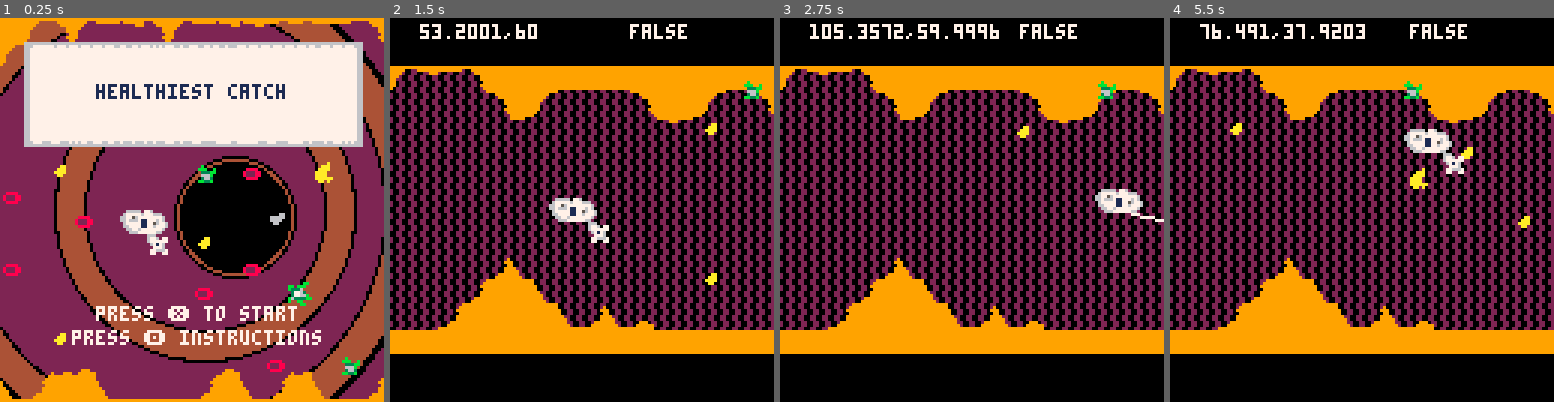
Above: before the commit, frames 1-4 (left to right).
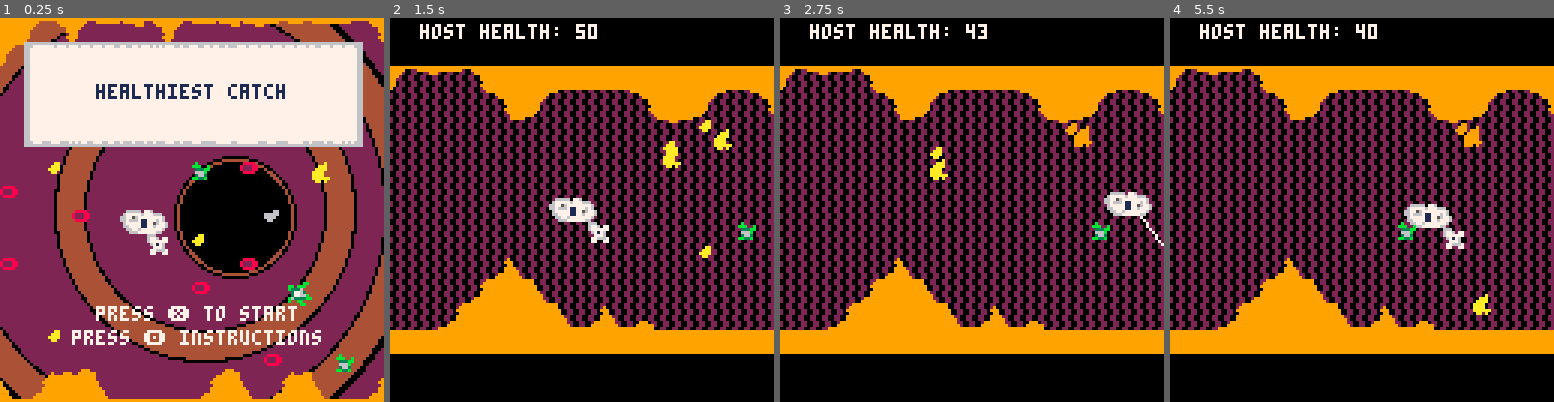
Above: after the commit, the same moments.

Repository: tyedye105/SlowJamJune2018
Game: PICO-8 cartridge amoebaFish.p8
Same seed, same stepped clock (60 frames per second), same inputs: the game is played once before the commit and once after it.
Inputs:
- Up to frame 1 (0.25 s): no input
- Up to frame 2 (1.5 s): tap X (X key) at 0.33, 1.07 s; tap O (Z key) at 0.7 s
- Up to frame 3 (2.75 s): hold Right 1.6-2.1 s; tap O (Z key) at 1.7, 2.1, 2.5 s; tap X (X key) at 1.85 s; hold Up 2.15-2.42 s; hold Right from 2.47 s (still down)
- Up to frame 4 (5.5 s): tap O (Z key) every 0.4 s from 2.9 to 5.3 s; tap X (X key) at 2.97, 4.08, 5.2 s; release Right at 3.03 s; hold Left 3.08-3.58 s; hold Down 3.63-3.97 s; hold Right 4.02-4.68 s; hold Up 4.73-5.03 s; hold Left from 5.08 s (still down)

The runs differ from the first frame. In frame 1, 2.0% of the frame differs, in the area x 0-94%, y 37-93%; in frame 2, 1.8%; in frame 3, 2.3%; in frame 4, 3.8%, in the area x 7-94%, y 1-78%.

Commit message:
lots of critter mechanics updates, game over, etc

Diff:
--- a/amoebaFish.p8
+++ b/amoebaFish.p8
@@ -15,10 +15,10 @@
  current = 0.2
  bounce = -0.8
  dur = 5
- max_critters=5
+ max_critters=8
  critters = {}
  events = {}
- spawn_time = 70
+ spawn_time = 60
  screentop = 16
  screenbase = 112
  screenl = 0
@@ -26,10 +26,13 @@
  spawn_timer = spawn_time
  _update = menu_update
  _draw = menu_draw
- did_hit = false
  flags = {
   p = 2
  }
+ stuck = {}
+ space = 0
+ has_loaded = false
+ health = 50
 end
 
 function menu_update()
@@ -58,6 +61,10 @@
  update_hook()
  update_critters()
  update_events()
+ if (is_clogged()) then
+  _draw = game_over_draw()
+  _update = menu_update()
+ end
 end
 
 
@@ -65,14 +72,17 @@
  cls()
  dbground()
  map(0,0,0,0,16,16)
+ for s in all(stuck) do
+  spr(s.s,s.x,s.y)
+ end
+
  spr(p.s,p.x,p.y,2,1)
  spr(h.s,h.x,h.y)
  draw_cilia()
+ print("host health: "..health,10,2,7)
  for i,c in pairs(critters) do
   spr(c.s,c.x,c.y)
  end
- print(p.x+p.dx..","..p.y+p.dy,10,2,7)
- print(did_hit,80,2,7)
 end
 
 function update_events()
@@ -85,6 +95,16 @@
   end
 end
 
+
+function game_over_draw()
+ cls(8)
+ print("oh crap, your host died!",20,60,0)
+ print("❎ to play again",20,80,0)
+end
+
+function is_clogged()
+ if (health <= 0) return true
+end
 -->8
 --draw background
 function dbground()
@@ -173,22 +192,20 @@
  local y1 = p.y + p.dy
  if hits_wall(x1,y1) then
   rebound(x1,y1)
- elseif hits_plaque(x1,y1) then
-  rebound_plaque(x1,y1)
- end
- p.x = mid(screenl-current,p.dx+p.x,screenr-p.w)
- p.y =mid(screentop,p.y + p.dy, screenbase - p.h)
-
- p.x = max(p.x-current,0)
- p.dx *=drg
+ elseif hits_plaque(x1,y1,p) then
+  rebound_plaque()
+
+ else
+  p.x = mid(screenl-current,p.dx+p.x,screenr-p.w)
+  p.y =mid(screentop,p.y + p.dy, screenbase - p.h)
+
+  p.x = max(p.x-current,0)
+  p.dx *=drg
+ end
 
  if (abs(p.dx)<0.02) p.dx=0
  if (abs(p.dy)<0.02) p.dy=0
 end
-
---function can_move(x,y,w,h)
---return true
---end
 
 --x1 and y1 are the projected new coords
 function hits_wall(x1,y1)
@@ -201,23 +218,6 @@
  end
 end
 
-function hits_plaque(x1,y1)
- for i=x1+current,x1+current+p.w do
-  for j = y1,y1+p.h do
-   if get_flag(i,j) == flags.p then
-    if (is_solid(i,j)) then
-     return true
-    end
-   end
-  end
- end
- return false
-end
-
-function rebound_plaque()
- p.dx *= bounce
- p.dy *= bounce
-end
 
 function rebound(x1,y1)
  if ((x1 <=screenl) or (x1+p.w >= screenr)) then
@@ -247,9 +247,9 @@
  --randomly selects a sprite from contiguous series
  --dx random btwn -.01 and -.8
 
-  add(critters, {
+  local c = {
    x = screenr + 1,
-   y = rndintb(screentop,screenbase-8),
+   y = rndintb(screentop+16,screenbase-16),
    s = rndintb(16,22),
    dx = -(flr(rnd(8))/8)-.01,
    dy = 0,
@@ -257,21 +257,50 @@
    caught = false,
    h = 8,
    w = 8,
-   caughtx = 0,
-   caughty = 0
-  })
+   stuck = false
+  }
+
+  if (c.sp == 16) c.h = 7 c.w = 6
+  if (c.sp == 17) c.h = 4 c.w = 6
+  if (c.sp == 18) c.h = 4 c.w = 4
+  if (c.sp == 19) c.h = 6 c.w = 6
+  if (c.sp == 20) c.h = 4 c.w = 5
+  add(critters,c)
+
   spawn_timer= spawn_time
   else spawn_timer =max(spawn_timer -1,0)
  end
 end
 
 function move_critter(c)
- if not c.caught then
-  c.x += c.dx - current
-  c.y += c.dy +c.wv*c.dx*sin(t()+5*3.14)
- else
-  c.x = h.x -c.caughtx
-  c.y = h.y - c.caughty
+ local x1 = c.x + c.dx - current
+ local y1 = c.y + c.dy
+
+ if not c.stuck then
+  if not c.caught then
+
+   if hits_plaque(x1,y1,c) then
+    if fget(c.s,2) then
+     c.x = x1
+     c.y = y1
+     c.dx = 0
+     c.dy = 0
+     c.s +=16
+     c.stuck = true
+     add(stuck,c)
+     del(critters,c)
+     health -=5
+    else
+     rebound_plaque(c)
+    end
+   end
+
+   c.x += c.dx - current
+   c.y += c.dy +c.wv*c.dx*sin(t()+5*3.14)
+  else
+   c.x = h.x +4
+   c.y = h.y +4
+  end
  end
 end
 
@@ -281,15 +310,29 @@
 
  local to_del = {}
  for c in all(critters) do
-  if c.x < screenl - c.w then add(to_del, c) end
+  if c.x +c.w < screenl or
+  (c.x > screenr and c.dx > 0) then
+    add(to_del, c)
+  end
  end
 
  for c in all(to_del) do
+  if (not fget(c.s,3)) health -= 3
   del(critters, c)
  end
 
  add_critter()
 
+end
+
+function score_hooked_critters(to_score)
+ for c in all(to_score) do
+  if (fget(c.sp,3)) then
+	  health -=5
+	 else
+	  health += 3
+	 end
+	end
 end
 -->8
 --hook functions
@@ -306,8 +349,9 @@
 	          c.x+c.w<h.x or
 	          c.y+c.h<h.y) then
 	    c.caught = true
-	    c.caughtx = c.x-h.x
-	    c.caughty = c.y-h.y
+
+	    c.caughtx = h.x+4
+	    c.caughty = h.y+4
 	  end
 	end
 end
@@ -379,9 +423,28 @@
   h.x = h.getx(h.xoff)
   h.y = h.gety(h.yoff)
   h.retracted = true
+
+  remove_hooked()
+end
+
+function remove_hooked()
+ local to_del = {}
+ for c in all(critters) do
+  if c.caught then
+   add(to_del,c)
+  end
+ end
+
+ score_hooked_critters(to_del)
+
+ for c in all(to_del) do
+  del(critters, c)
+ end
+
 end
 -->8
---utils
+--utils and shared
+--player/critter functions
 
 --random number between a (inc)
 --and b (exc)
@@ -399,8 +462,33 @@
  return fget(mget(flr(x/8),flr(y/8)))
 end
 
-function is_solid(i,j)
+function is_plaque(i,j)
  return pget(i,j) == 9
+end
+
+function is_critter(i,j)
+ return get_flag(x,y) == 4
+end
+
+function hits_plaque(x1,y1,obj)
+ for i=x1,x1+obj.w-1 do
+  for j = y1,y1+obj.h-1 do
+   if (is_plaque(i,j) ) then
+    return true
+   end
+  end
+ end
+ return false
+end
+
+function rebound_plaque(critter)
+ if critter == nil then
+  p.dx *= bounce
+  p.dy *= bounce
+ else
+  critter.dx *= bounce
+  critter.dy *= bounce
+ end
 end
 __gfx__
 00000000006666607760000006776000000000000666000076000000067760000677600000000000999999999999999999999999999999999999999900000000
@@ -411,21 +499,21 @@
 00700700066777711776777600066660000000000077666700066600000666600006666000000076990000000000000900000000000000000000000000000000
 00000000006677677777776000006000000000000077007700000000000060000000600077777760990000000000009900000000000000000000000000000000
 00000000000666777777660000000000000000000000000000000000000000000000000066666600900000000000000900000000000000000000000000000000
-00000a000000000000000000000000000000000000000bb000000000000000000000000006660000999999990000000000000000000000000000000000000000
-000aaa00000000000000aa00000b000000000660bb0bbb0000000000000000000000000006776077999999990000000000000000000000000000000000000000
-00aaaa0000888800000aaa0000bbb00b00666660b333600000000000000000000000000006777777999999990000000000000000000000000000000000000000
-0aaaa0000822288000aaaa00000333bb006666000377630000000000000000000000000000671760999999999000000000000000000000000000000000000000
-0aaaa00008222880000aa000000666b000066000037766b000000000000000000000000000077760999999999900000000000000000000000000000000000000
-0aaaaaa000888800000000000003663000000000b63333bb00000000000000000000000000776667999999999900000000000000000000000000000000000000
-00aa0a00000000000000000000bb33b000000000b00bb00000000000000000000000000000770077999999999999000000000000000000000000000000000000
+0000a0000888800000aa00000b0000000006600000000bb000000000000000000000000006660000999999990000000000000000000000000000000000000000
+00aaa000822288000aaa0000bbb00b0066666000bb0bbb0000000000000000000000000006776077999999990000000000000000000000000000000000000000
+0aaaa00082228800aaaa00000333bb0066660000b333600000000000000000000000000006777777999999990000000000000000000000000000000000000000
+aaaa0000088880000aa000000666b000066000000377630000000000000000000000000000671760999999999000000000000000000000000000000000000000
+aaaa000000000000000000000366300000000000037766b000000000000000000000000000077760999999999900000000000000000000000000000000000000
+aaaaaa000000000000000000bb33b00000000000b63333bb00000000000000000000000000776667999999999900000000000000000000000000000000000000
+0aa0a00000000000000000000000000000000000b00bb00000000000000000000000000000770077999999999999000000000000000000000000000000000000
 00000000000000000000000000000000000000000000bb0000000000000000000000000000000000999999999999999000000000000000000000000000000000
-000000000000000000000a0000000bb0000000000000000000000000000000000000000000000000000000000000000000000000000000000000000000000000
-0000000000000000000aaa00bb0bbb00000000000000000000000000000000000000000000000000000000000000000000000000000000000000000000000000
-000000000000000000aaaa00b3336000000000000000000000000000000000000000000000000000000000000000000000000000000000000000000000000000
-00000000000000000aaaa00003776300000000000000000000000000000000000000000000000000000000000000000000000000000000000000000000000000
-00000000000000000aaaa000037766b0000000000000000000000000000000000000000000000000000000000000000000000000000000000000000000000000
-00000000000000000aaaaaa0b63333bb000000000000000000000000000000000000000000000000000000000000000000000000000000000000000000000000
-000000000000000000aa0a00b00bb000000000000000000000000000000000000000000000000000000000000000000000000000000000000000000000000000
+00009000000000000000000000000bb0000000000000000000000000000000000000000000000000000000000000000000000000000000000000000000000000
+009990000000000000009900bb0bbb00000000000000000000000000000000000000000000000000000000000000000000000000000000000000000000000000
+099990000000000000099900b3336000000000000000000000000000000000000000000000000000000000000000000000000000000000000000000000000000
+99999000000000000099990003776300000000000000000000000000000000000000000000000000000000000000000000000000000000000000000000000000
+999990000000000000099000037766b0000000000000000000000000000000000000000000000000000000000000000000000000000000000000000000000000
+999999000000000000000000b63333bb000000000000000000000000000000000000000000000000000000000000000000000000000000000000000000000000
+999090000000000000000000b00bb000000000000000000000000000000000000000000000000000000000000000000000000000000000000000000000000000
 0000000000000000000000000000bb00000000000000000000000000000000000000000000000000000000000000000000000000000000000000000000000000
 00000000000000000000000000000000000000000000000000000000000000000000000000000000000000000000000900000000000000000000000000000000
 00000000000000000000000000000000000000000000000000000000000000000000000000000000900000000000009900000000000000000000000000000000
@@ -531,7 +619,7 @@
 00000000000000000000000000000000000000000000000000000000000000000000000000000000000000000000000000000000000000000000000000000000
 000000000000000000000000000000000000000000000000000000000000000000000000000000000000000000000000a3b3a1a1a3f3f3f3b3a1a3b3a1a3f3b3
 __gff__
-0000000000000000000002020202020000000000000000000000020200000000000000000000000000000000000000000000000000000000000002020202020200000000000000000000020202020200000000000000000000000000000000000000000000000000000000000000000000000000000000000000000000000000
+0000000000000000000002020202020004080400000000000000020200000000020002000000000000000000000000000000000000000000000002020202020200000000000000000000020202020200000000000000000000000000000000000000000000000000000000000000000000000000000000000000000000000000
 0000000000000000000000000000000000000000000000000000000000000000000000000000000000000000000000000000000000000000000000000000000000000000000000000000000000000000000000000000000000000000000000000000000000000000000000000000000000000000000000000000000000000000
 __map__
 000000000000000000000000000018180000000000000000000000000000000000000000000000000000000000000000000000003f3f3f3f3f3f3f3c0000000000000000000000000000000000000000000000000000000000000000000000000000000000000000000000000000000000000000000000666666000000000000
